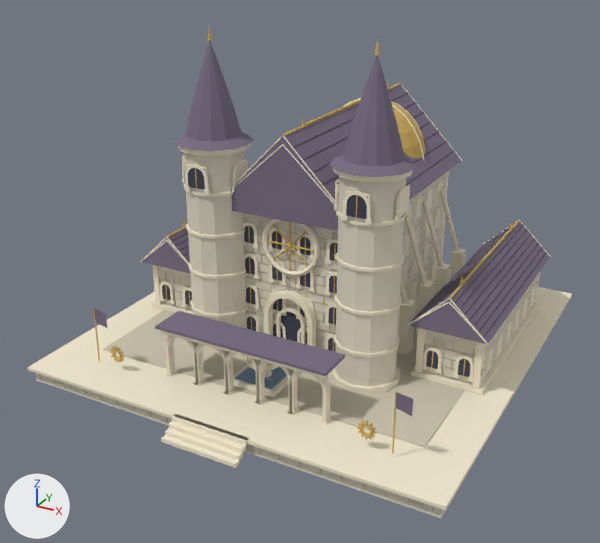
Two versions of the glTF model assets/artisan/basilica.glb, one commit apart.
Camera for both pictures: a camera (50 mm lens) standing at (19.7, -38.7, 23.5) and looking at (-0.2, -2.5, 5.4). Lighting does not change. The marker at lower left points along +X, +Y and +Z. The picture after the commit comes second. Vertices at exactly the same position are counted once.

Names of what the first picture shows: 'cathedral', 'cathedral-roof', 'inhabited-detail', 'precinct-base'.
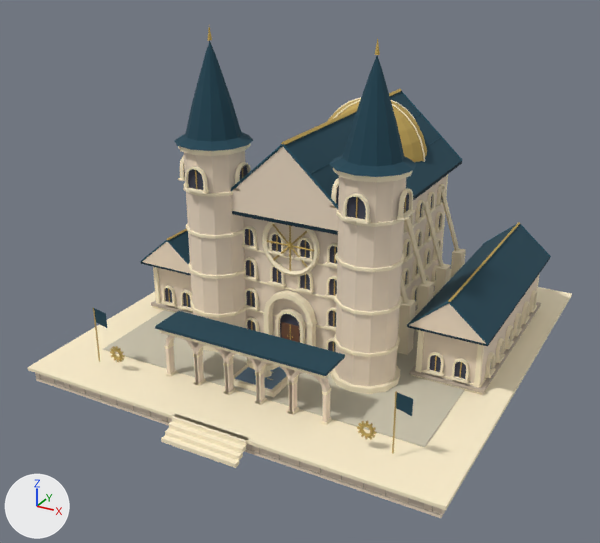
Pixel boxes [x1, y1, x2, y2] of what changed, in the pictures (600 x 543 px; the box of a moved part takes in the faces that stretch with it):
'cathedral', reshaped
    before: [152, 143, 540, 425]
    after: [151, 143, 541, 425]
part 1 of me_cathedral, deleted
    before: [159, 168, 537, 383]
part 2 of me_cathedral, moved or reshaped
    before: [152, 155, 540, 388]
    after: [151, 155, 541, 393]
part 3 of me_cathedral, moved or reshaped
    before: [165, 335, 330, 393]
    after: [164, 335, 331, 412]
part 4 of me_cathedral, recoloured
    both: [152, 143, 538, 425]
part 5 of me_cathedral_roof, deleted
    before: [142, 80, 550, 341]
part 6 of me_cathedral_roof, moved or reshaped
    before: [140, 83, 551, 344]
    after: [141, 89, 550, 347]
part 7 of me_cathedral_roof, recoloured
    both: [141, 39, 550, 376]
part 8 of me_inhabited_detail, recoloured
    both: [58, 308, 413, 465]

What the commit changed:
me_cathedral is used by ob_cathedral; location (0.0, 0.0, 0.0).
me_cathedral had 21254 vertices, 35424 faces and spanned x -10.4..10.4, y -9.1..9.5, z 0.8..12.5.
me_cathedral now has 10498 vertices, 18810 faces and spans x -10.5..10.5, y -9.1..9.6, z 0.8..12.5.
me_cathedral part 1: 1280 loose pieces with 10328 vertices, spanning x -10.4..10.4, y -5.6..9.4, z 1.2..11.4, are deleted.
me_cathedral part 2: 624 vertices moved within x -10.3..10.3, y -5.5..9.4, z 1.2..11.4; 8212 vertices removed from x -10.3..10.3, y -5.6..9.5, z 1.1..11.6; 7680 vertices added at x -10.5..10.5, y -5.9..9.6, z 1.0..11.4.
me_cathedral part 3: 12 vertices moved within x -3.9..3.9, y -8.8..-8.4, z 3.4; 136 vertices removed from x -4.6..4.6, y -8.8..-8.4, z 2.8..3.6; 156 vertices added at x -4.7..4.7, y -8.8..-8.4, z 2.5..3.6.
me_cathedral part 4: 1823 kept faces spanning x -10.4..10.4, y -9.1..9.5, z 0.8..12.5 get new vertex colours; the middle colour goes from pale yellow #f3ead0 to beige #fff1cf.
Other edits to the shape of me_cathedral do not show in these pictures.
me_cathedral_roof is used by ob_cathedral_roof; location (0.0, 0.0, 0.0).
me_cathedral_roof had 1616 vertices, 1930 faces and spanned x -10.6..10.6, y -9.2..10.2, z 3.8..18.2.
me_cathedral_roof now has 1017 vertices, 2042 faces and spans x -10.6..10.6, y -9.2..10.2, z 3.8..18.2.
me_cathedral_roof part 5: 77 loose pieces with 578 vertices, spanning x -10.6..10.6, y -4.6..10.2, z 4.1..13.9, are deleted.
me_cathedral_roof part 6: 89 vertices moved from x -3.3..3.3, y -4.6..10.2, z 10.0..13.2 to x -3.4..3.4, y -4.6..10.2, z 9.4..13.2; 610 vertices removed from x -10.6..10.6, y -4.6..10.2, z 4.1..14.0; 589 vertices added at x -10.6..10.6, y -4.6..10.2, z 4.0..13.9.
me_cathedral_roof part 7: 504 kept faces spanning x -10.6..10.6, y -9.2..10.2, z 3.8..18.2 get new vertex colours.
me_inhabited_detail has 880 vertices, 1036 faces and spans x -11.5..11.5, y -12.8..-9.6, z 0.0..4.3.
me_inhabited_detail is used by ob_inhabited_detail; location (0.0, 0.0, 0.0).
me_inhabited_detail part 8: 972 kept faces spanning x -11.5..11.5, y -12.8..-9.6, z 0.0..4.3 get new vertex colours.
